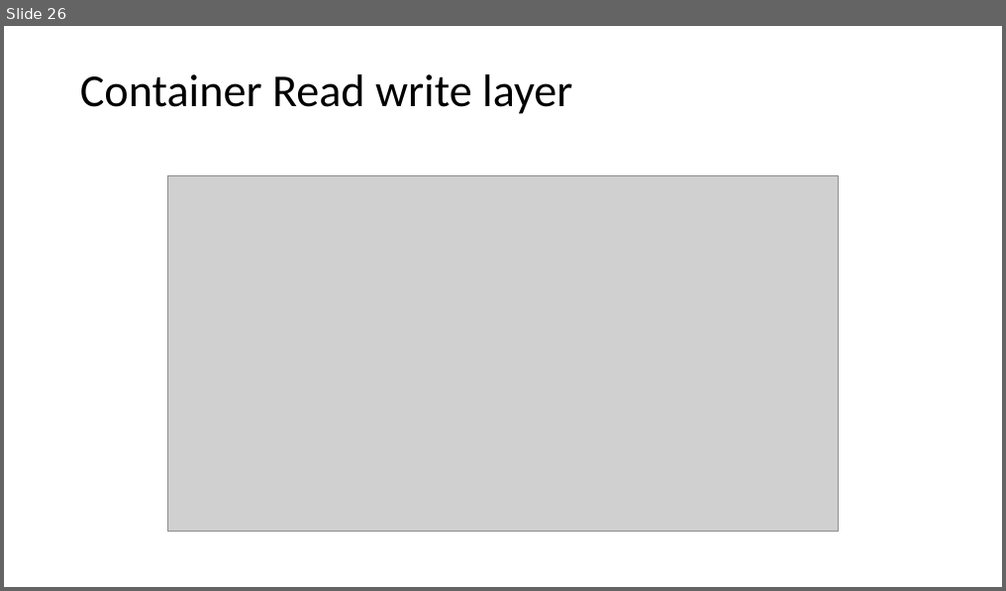
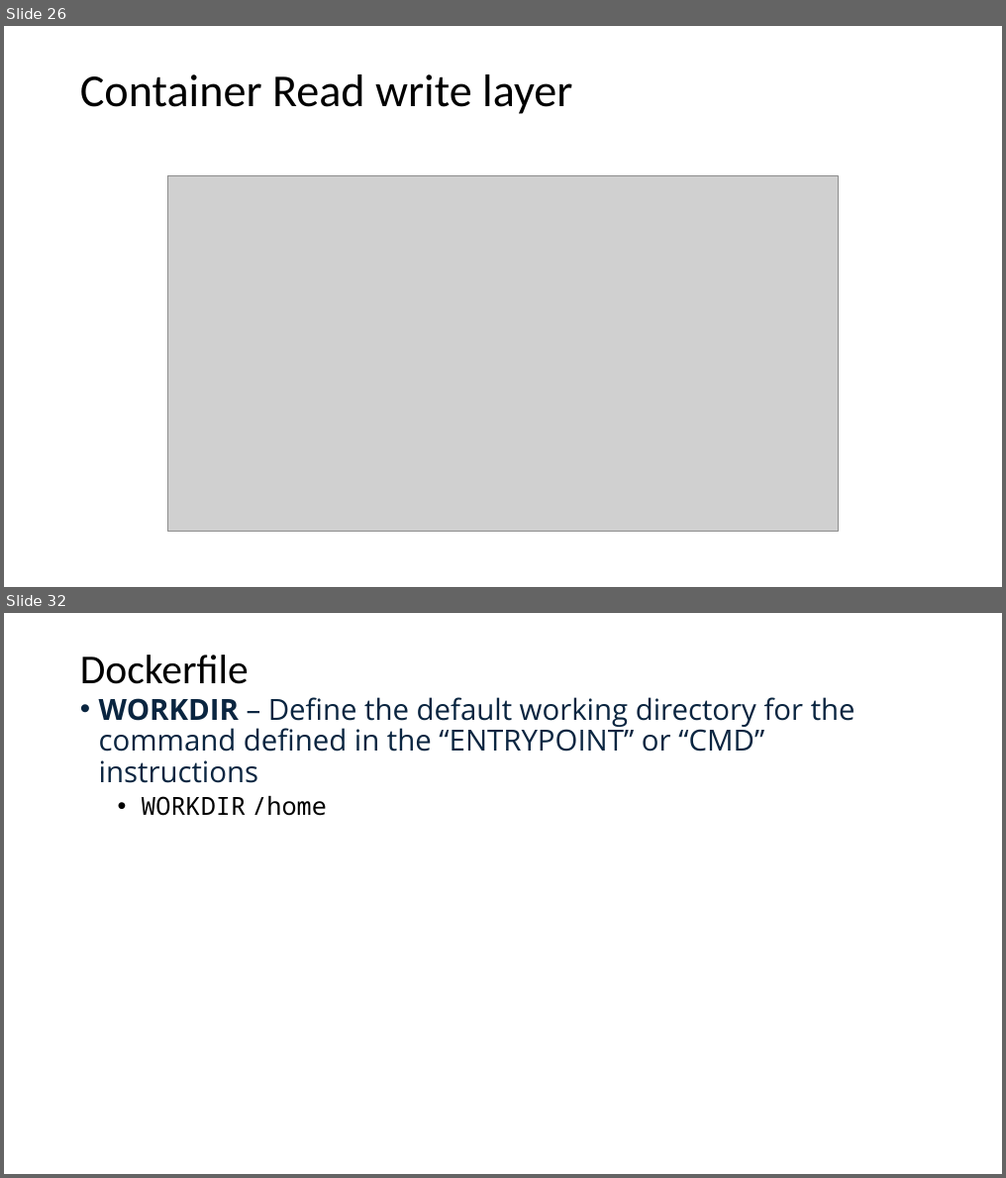
Before and after one commit to ajaigururajr/Docker, a slide deck: dockercommands.pptx. Shown one above the other, each under a label of ours: slide 26 before the commit, slides 26 and 32 after it; the slides between them are not shown. The pictures are 1006x591 and 1006x1178 pixels, drawn with LibreOffice and Linux fonts; fonts in the diff are those of the drawing; grey boxes stand for pictures. Boxes give left, top, right and bottom in pixels: in the first picture for what was removed or moved away, otherwise in the second. Text is boxed around its words. In the diff, an @@ line names an element or a change of style, - is before the commit and + after.

```diff
--- a/dockercommands.pptx
+++ b/dockercommands.pptx
@@ slide 32 added at box(4, 613, 1002, 1174), background #FFFFFF @@
@@ title added at box(80, 655, 249, 684), 39.6 pt, text #000000 @@
+Dockerfile
@@ text added at box(99, 697, 855, 816), 28 pt, text #0A2540 @@
+• WORKDIR – Define the default working directory for the command defined in the “ENTRYPOINT” or “CMD” instructions
+  • WORKDIR /home
```
Also in this commit, not shown: 6 other slides added, 21 other files.
